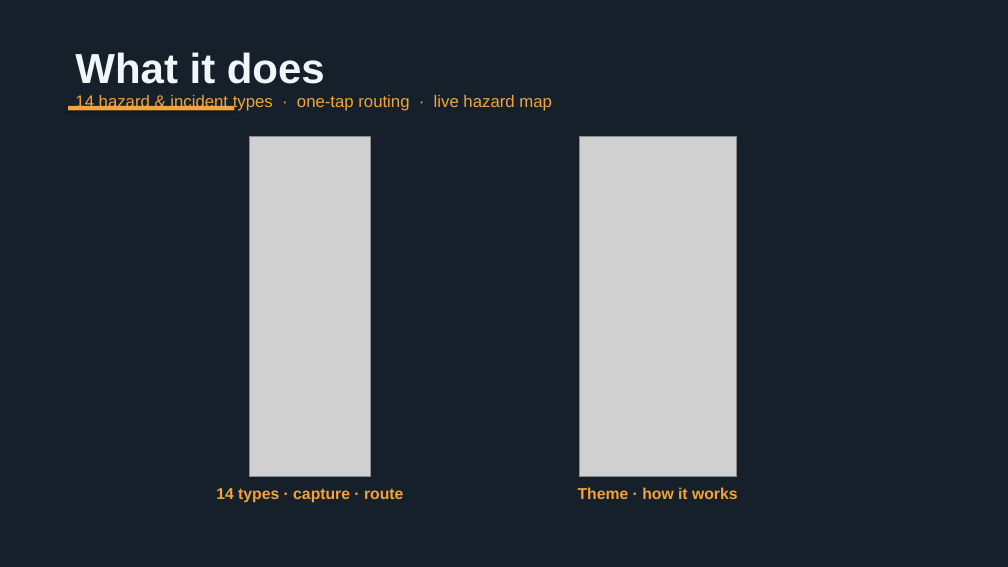
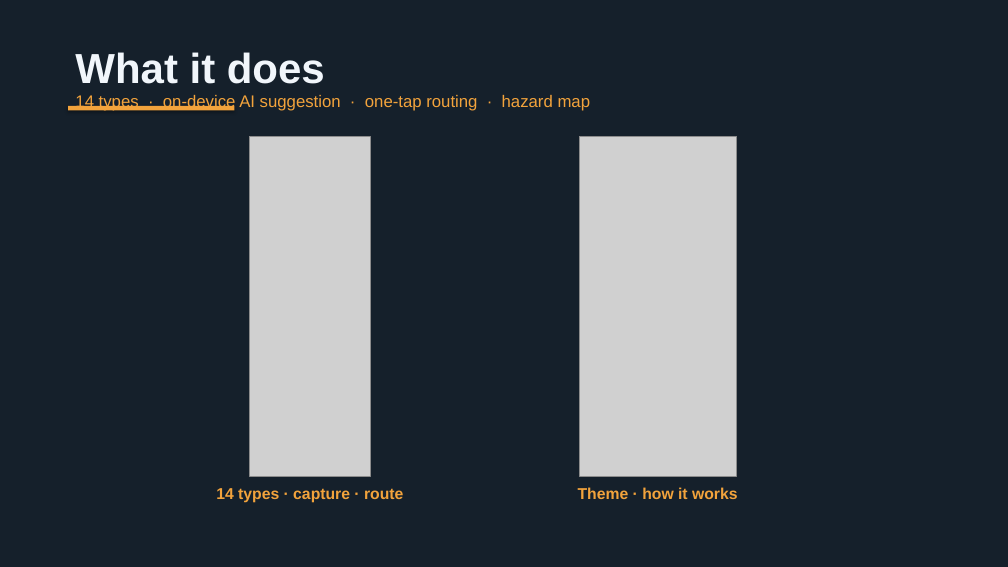
Before and after one commit to rvenky76/potholepal-stl, a slide deck: slide 4 of demo/HazardHub-CAC-deck.pptx. Drawn at 1008x567 pixels with LibreOffice and Linux fonts; fonts in the diff are those of the drawing; grey boxes stand for pictures. Boxes give left, top, right and bottom in pixels: in the first picture for what was removed or moved away, otherwise in the second. Text is boxed around its words. In the diff, an @@ line names an element or a change of style, - is before the commit and + after.

```diff
--- a/demo/HazardHub-CAC-deck.pptx
+++ b/demo/HazardHub-CAC-deck.pptx
@@ text at bbox=[75, 93, 591, 111]: text changed @@
-14 hazard & incident types · one-tap routing · live hazard map
+14 types · on-device AI suggestion · one-tap routing · hazard map
```
Also in this commit, not shown: 1 other slide changed, 1 slide added, 12 other files.
